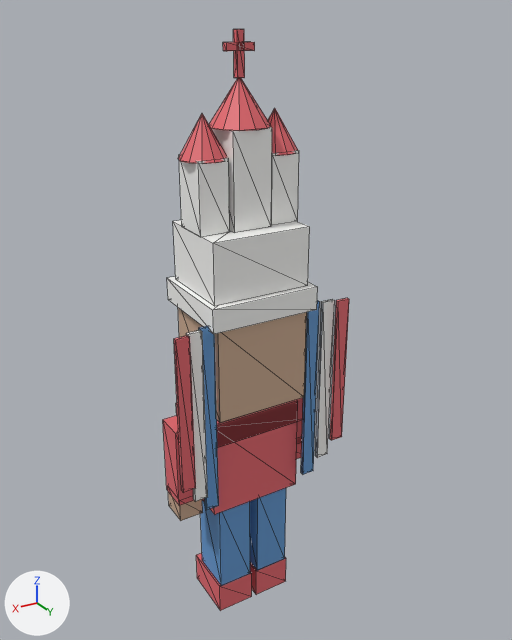
One commit to the glTF model assets/mestre_blockout.glb: the scene before it, then after it.
Camera for both pictures: a 50 mm lens placed at (1.65, 2.9, 3.17), pointed at (-0.1, -0.01, 1.71). The lights are fixed; the arrows at lower left show +X, +Y and +Z. The picture after the commit comes second. Mesh edges are drawn as thin lines. Vertices at exactly the same position are counted once.

Objects in the first picture: 'MestreBlockout'.
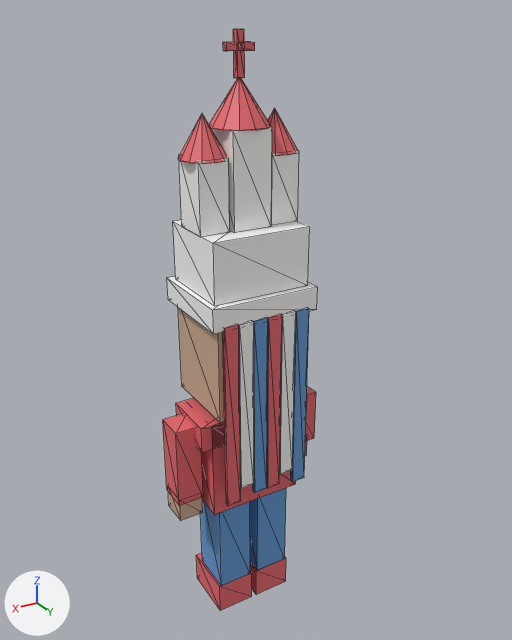
The change, as a diff of the scene's bpy script:
```diff
--- a/assets/mestre_blockout.glb.py
+++ b/assets/mestre_blockout.glb.py
@@ me_cube_004 @@
 # used by ob_mestreblockout; location = (0.0, 0.0, 0.0)
-me_cube_004.from_pydata(...)  # 247 vertices, 378 faces; spans x -0.48..0.48, y -0.25..0.26, z 0.0..3.11
+me_cube_004.from_pydata(...)  # 247 vertices, 378 faces; spans x -0.43..0.43, y -0.25..0.26, z 0.0..3.11
+# me_cube_004 part 1: the loose piece of 8 vertices spanning x -0.48..-0.41, y 0.24..0.26, z 1.02..1.84 is scaled about its middle by (1.07, 1, 1.2), then moved by (0.41, 0.0, -0.08)
+# me_cube_004 part 2: the loose piece of 8 vertices spanning x 0.41..0.48, y 0.24..0.26, z 1.02..1.84 is scaled about its middle by (1.07, 1, 1.22), then moved by (-0.25, 0.0, -0.09)
+# me_cube_004 part 3: the loose piece of 8 vertices spanning x -0.34..-0.27, y 0.19..0.21, z 0.82..1.84 is moved by (0.1, 0.05, 0.01)
+# me_cube_004 part 4: the loose piece of 8 vertices spanning x 0.27..0.34, y 0.19..0.21, z 0.82..1.84 is scaled about its middle by (1.07, 1, 0.961), then moved by (-0.26, 0.05, 0.02)
+# me_cube_004 part 5: the loose piece of 8 vertices spanning x -0.41..-0.34, y 0.21..0.23, z 0.92..1.84 is moved by (0.26, 0.02, 0.0)
+# me_cube_004 part 6: the loose piece of 8 vertices spanning x 0.34..0.41, y 0.21..0.23, z 0.92..1.84 is moved by (-0.26, 0.02, 0.0)
 me_cube_004.materials.append(mat_vermelho)
```

What differs and where, as boxes [x1, y1, x2, y2] in the pictures (512 x 640 px; the box of a moved part takes in the faces that stretch with it):
'MestreBlockout', reshaped (17% narrower): before [163, 29, 349, 611]; after [163, 29, 318, 611]
part 1 of me_cube_004, moved or reshaped: before [329, 298, 349, 440]; after [267, 314, 282, 488]
part 2 of me_cube_004, moved or reshaped: before [174, 335, 196, 492]; after [223, 325, 241, 506]
part 3 of me_cube_004, moved or reshaped: before [301, 300, 320, 474]; after [291, 308, 309, 482]
part 4 of me_cube_004, moved or reshaped: before [199, 326, 219, 510]; after [253, 318, 268, 493]
part 5 of me_cube_004, moved or reshaped: before [315, 299, 335, 458]; after [280, 311, 296, 474]
part 6 of me_cube_004, moved or reshaped: before [186, 330, 208, 501]; after [239, 321, 254, 488]
